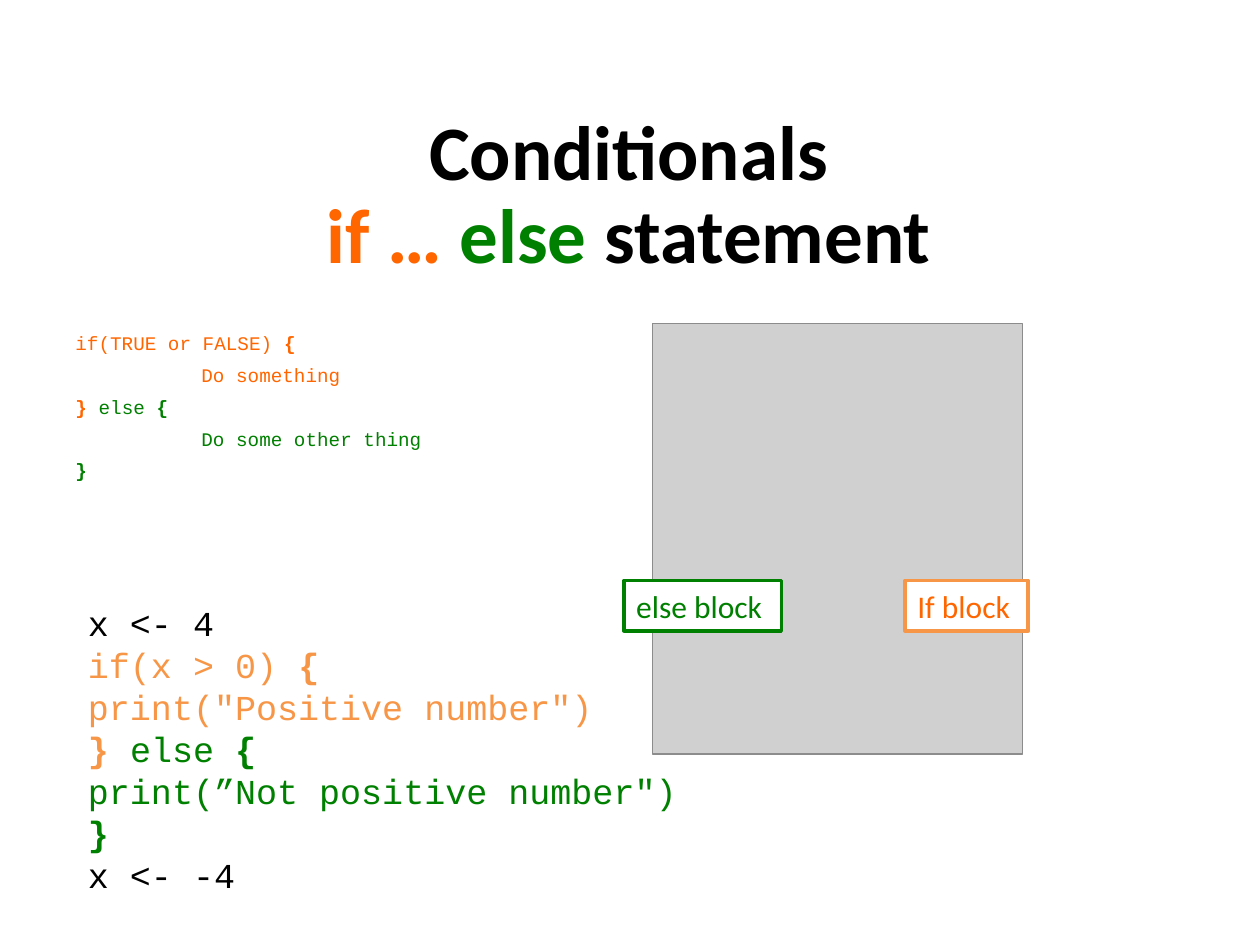
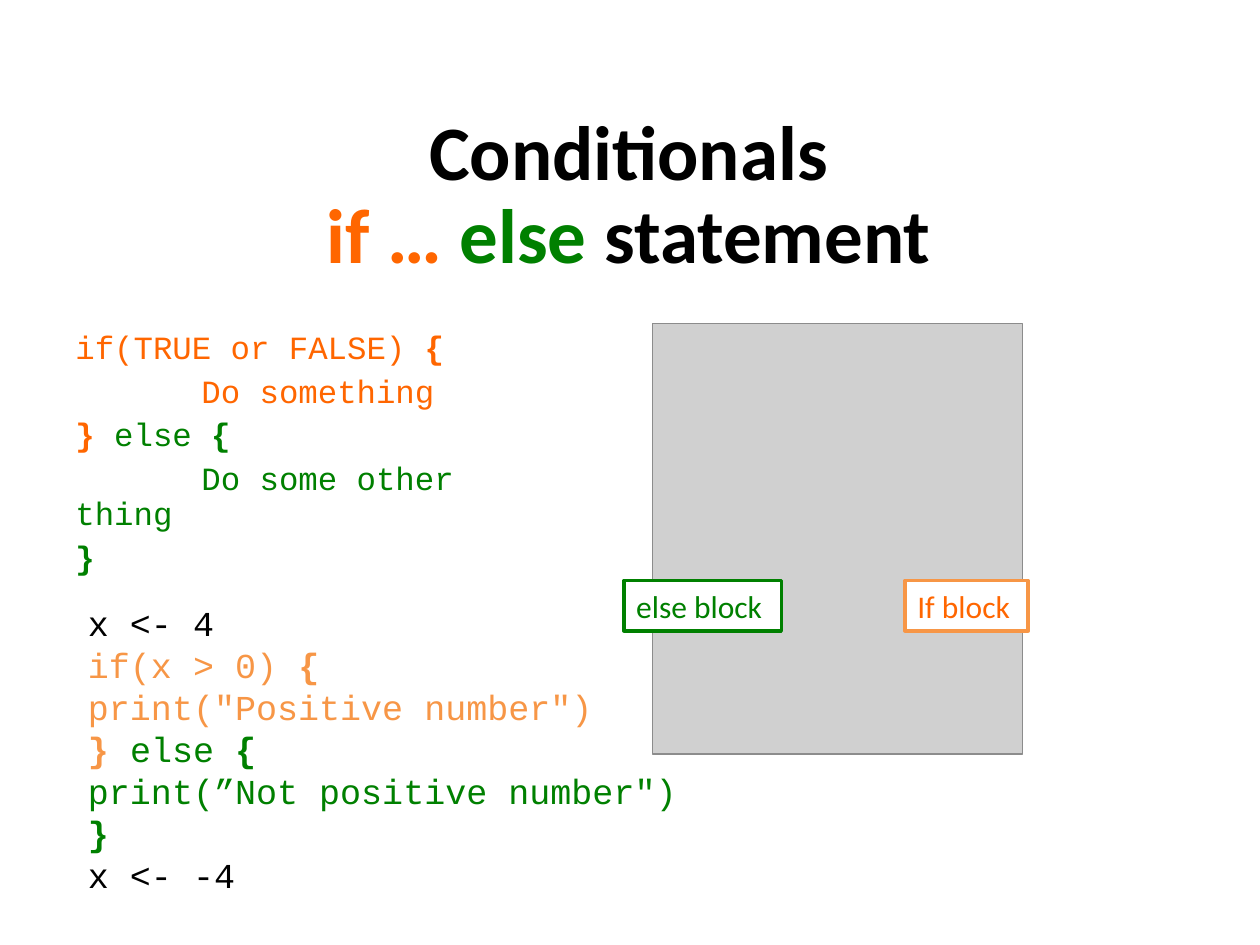
Before and after one commit to sraorao/IFPN_R_intro_MT2022, a slide deck: slide 5 of powerpoint/Session2.pptx. Drawn at 1260x945 pixels with LibreOffice and Linux fonts; fonts in the diff are those of the drawing; grey boxes stand for pictures. Boxes give left, top, right and bottom in pixels: in the first picture for what was removed or moved away, otherwise in the second. Text is boxed around its words. In the diff, an @@ line names an element or a change of style, - is before the commit and + after.

```diff
--- a/powerpoint/Session2.pptx
+++ b/powerpoint/Session2.pptx
@@ text "if(TRUE or FALSE) {" at (75, 335, 454, 532): size 11 to 18.5 pt; line spacing 1 to 0.9 @@
```
Also in this commit, not shown: 5 other slides changed, 1 other file.
